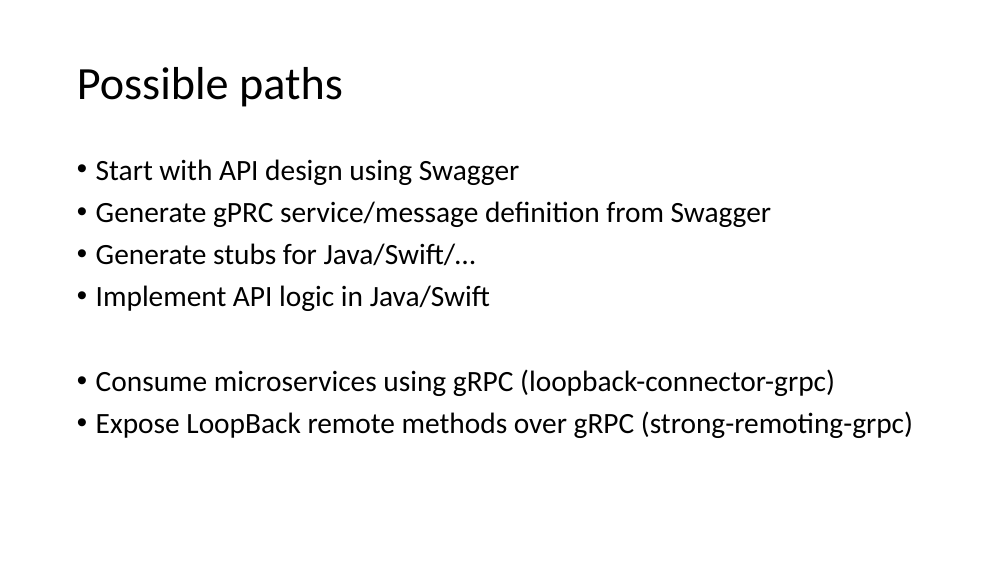
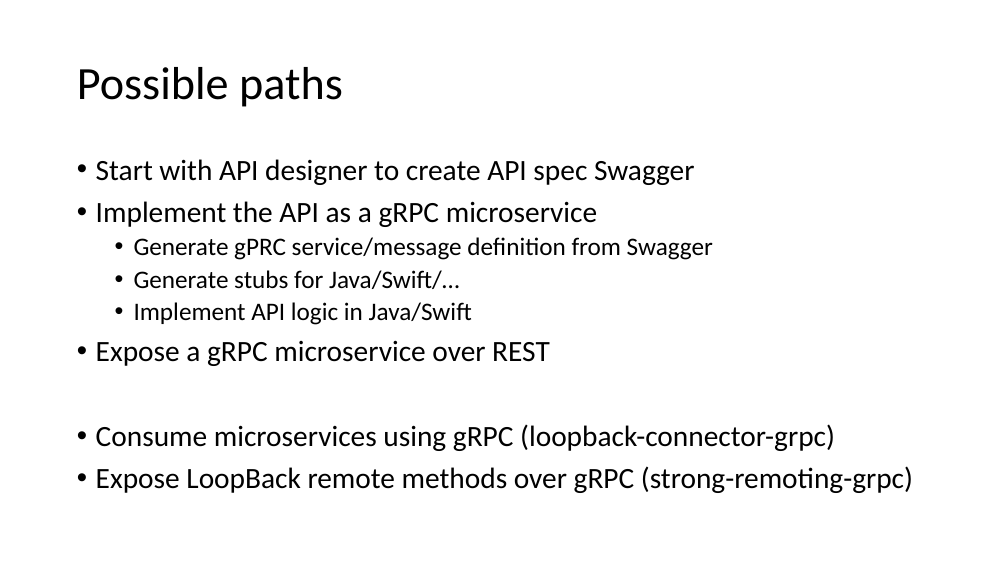
Before and after one commit to strongloop/loopback-example-polyglot, a slide deck: slide 7 of Polyglot Microservices.pptx. Drawn at 1008x567 pixels with LibreOffice and Linux fonts; fonts in the diff are those of the drawing. Boxes give left, top, right and bottom in pixels: in the first picture for what was removed or moved away, otherwise in the second. Text is boxed around its words. In the diff, an @@ line names an element or a change of style, - is before the commit and + after.

```diff
--- a/Polyglot Microservices.pptx
+++ b/Polyglot Microservices.pptx
@@ text at (96,159,695,227): text changed @@
-• Start with API design using Swagger
+• Start with API designer to create API spec Swagger
+• Implement the API as a gRPC microservice
@@ text at (134,237,713,325): size 28 to 24 pt in "Generate gPRC service/message definition from Swagger", "Generate stubs for Java/Swift/…", "Implement API logic in Java/Swift"; list level 1 to 2 in "Generate gPRC service/message definition from ..."; list level 1 to 2 in "Generate stubs for Java/Swift/…"; list level 1 to 2 in "Implement API logic in Java/Swift" @@
@@ text at (96,340,550,366): paragraph added @@
+• Expose a gRPC microservice over REST
```
Also in this commit, not shown: 8 other slides changed.
